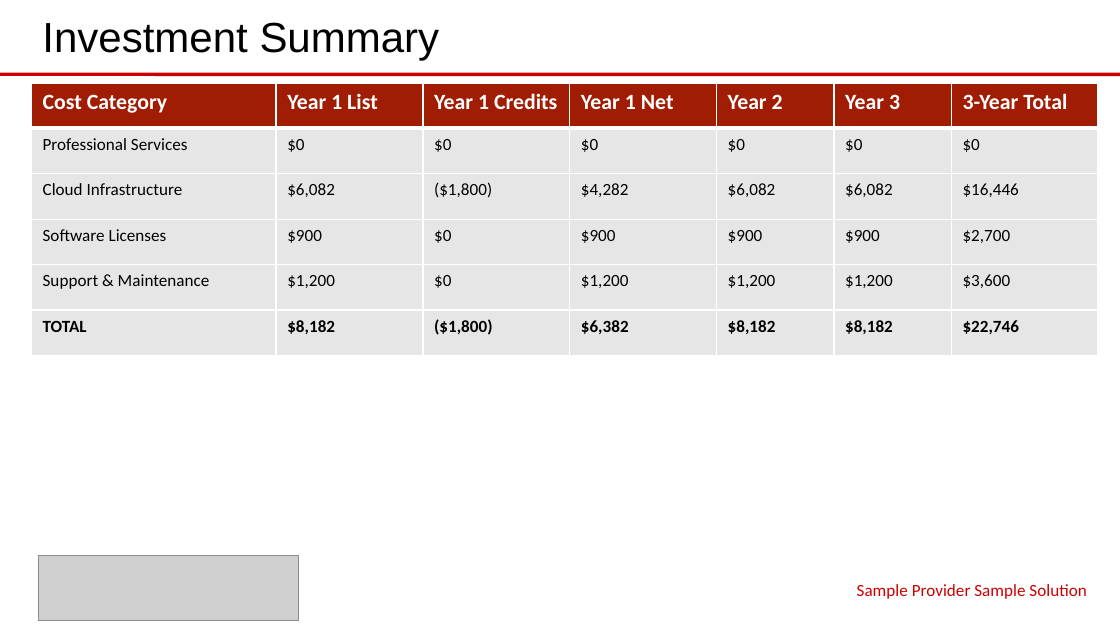
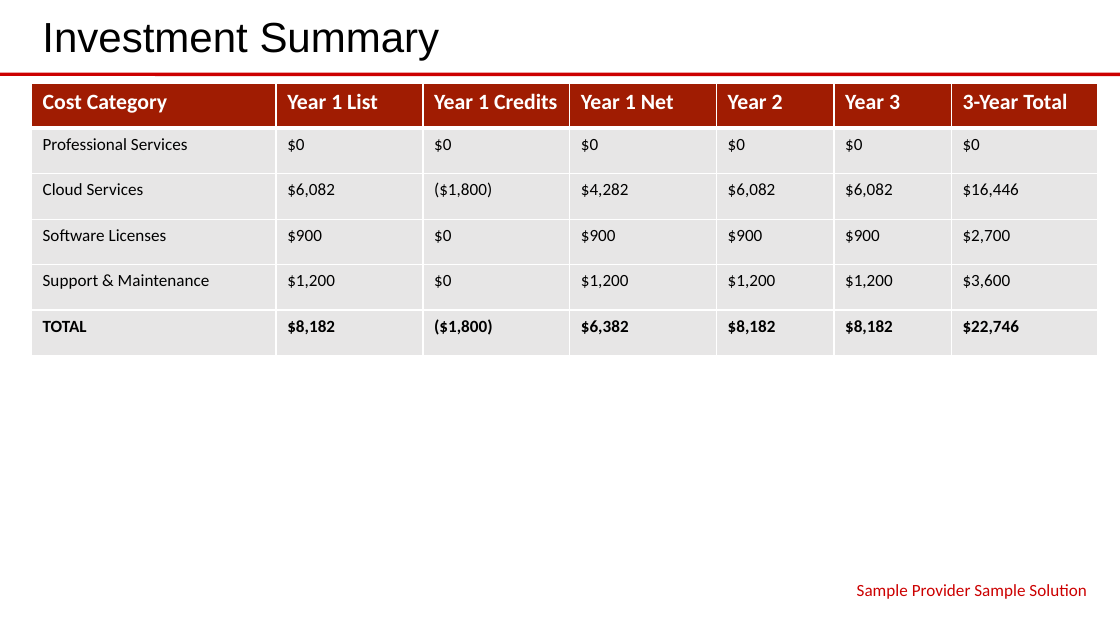
Before and after one commit to eoframework/solutions, a slide deck: slide 9 of solution-template/sample-provider/sample-category/sample-solution/presales/solution-briefing.pptx. Drawn at 1120x630 pixels with LibreOffice and Linux fonts; fonts in the diff are those of the drawing; grey boxes stand for pictures. Boxes give left, top, right and bottom in pixels: in the first picture for what was removed or moved away, otherwise in the second. Text is boxed around its words. In the diff, an @@ line names an element or a change of style, - is before the commit and + after.

Commit message:
Update solution-template to November 2025 infrastructure cost categories
- Standardize categories: Hardware, Cloud Services, Software Licenses,
  Connectivity, Support & Maintenance, Facilities
- Regenerate all presales documents with new category structure
- Add CLAUDE.md to .gitignore

```diff
--- a/solution-template/sample-provider/sample-category/sample-solution/presales/solution-briefing.pptx
+++ b/solution-template/sample-provider/sample-category/sample-solution/presales/solution-briefing.pptx
@@ table at (31,83,1098,355) @@
-row 3, column 1: Cloud Infrastructure
+row 3, column 1: Cloud Services
@@ picture removed at (38,556,299,620) @@
```
Also in this commit, not shown: 10 other slides changed, 8 other files.
